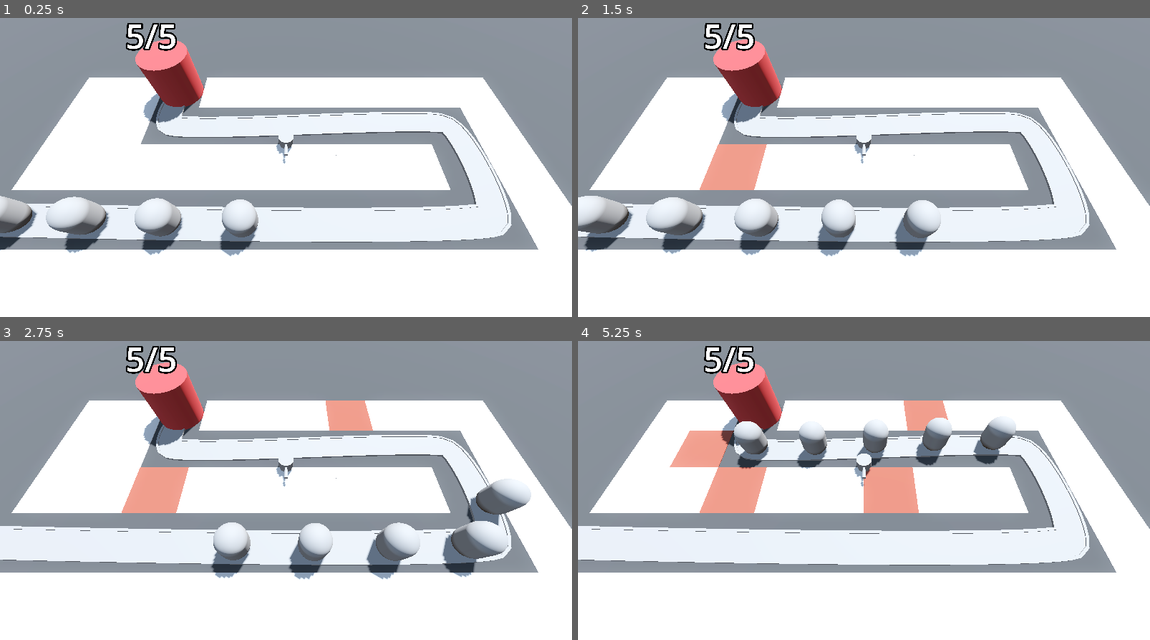
Above: before the commit, frames 1-4 (two rows, left to right).
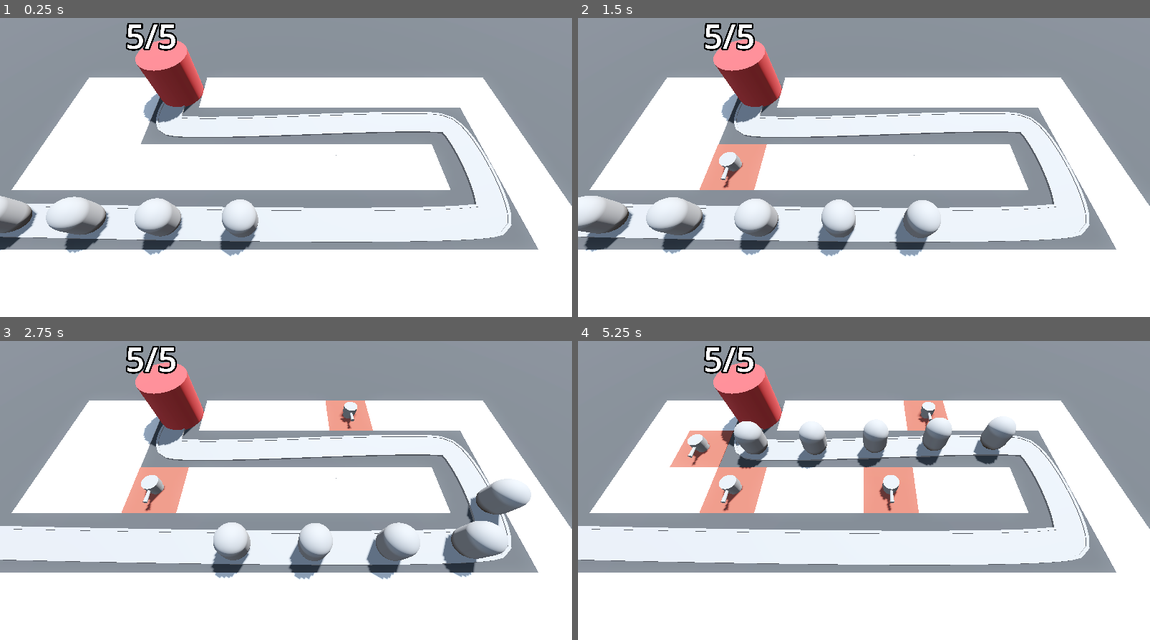
Above: after the commit, the same moments.

Repository: vibrunazo/godot-barbarian
Game: Godot game, scene res://levels/base_level.tscn
Same seed, same stepped clock (60 frames per second), same inputs: the game is played once before the commit and once after it.
Inputs (mouse positions are in pixels of both pictures, inside the frame that each line leads up to):
- Up to frame 1 (0.25 s): no input
- Up to frame 2 (1.5 s): tap Enter at 0.5 s; move the mouse to (989, 140) at 0.52 s; press the mouse at (989, 140) at 0.53 s; move the mouse to (749, 173) at 1.27 s; release the mouse at (749, 173) at 1.28 s; click (749, 173) at 1.35 s
- Up to frame 3 (2.75 s): move the mouse to (343, 406) at 2.02 s; hold S (toggle_speed) from 2.03 s (still down); click (343, 406) at 2.3 s
- Up to frame 4 (5.25 s): move the mouse to (835, 544) at 2.77 s; release S (toggle_speed) at 2.78 s; click (835, 544) at 2.85 s; move the mouse to (1035, 526) at 3.52 s; press the mouse at (1035, 526) at 3.53 s; move the mouse to (692, 430) at 4.27 s; release the mouse at (692, 430) at 4.28 s; tap S (toggle_speed) at 4.35 s; click (692, 430) at 4.55 s; move the mouse to (892, 478) at 5.02 s; press the mouse at (892, 478) at 5.03 s

The runs differ from the first frame. In frame 1, 0.2% of the frame differs, in the area x 48-52%, y 39-49%; in frame 2, 0.4%; in frame 3, 0.6%; in frame 4, 1.1%, in the area x 19-63%, y 20-57%.

Commit message:
46. Picking Turret Positions

Diff:
--- a/camera/ray_picker_camera.gd
+++ b/camera/ray_picker_camera.gd
@@ -1,4 +1,6 @@
 extends Camera3D
+
+@export var turret_manager: TurretManager
 
 @onready var ray_cast: RayCast3D = $RayCast3D
 
@@ -11,7 +13,6 @@
 func _process(delta: float) -> void:
 	check_cast_under_mouse()
 
-
 func check_cast_under_mouse() -> void:
 	var mouse_position: Vector2 = get_viewport().get_mouse_position()
 	ray_cast.target_position = project_local_ray_normal(mouse_position) * 100
@@ -19,12 +20,18 @@
 	if ray_cast.is_colliding():
 		Input.set_default_cursor_shape(Input.CURSOR_POINTING_HAND)
 		if Input.is_action_pressed("click"):
-			var collider := ray_cast.get_collider()
-			if collider is GridMap:
-				var collision_point: Vector3 = ray_cast.get_collision_point()
-				var cell: Vector3i = collider.local_to_map(collision_point)
-				printt(cell, collider.get_cell_item(cell))
-				if collider.get_cell_item(cell) == 0:
-					collider.set_cell_item(cell, 1)
+			clicked()
 	else:
 		Input.set_default_cursor_shape(Input.CURSOR_ARROW)
+
+func clicked() -> void:
+	var collider := ray_cast.get_collider()
+	if collider is GridMap:
+		var collision_point: Vector3 = ray_cast.get_collision_point()
+		var cell: Vector3i = collider.local_to_map(collision_point)
+		printt(cell, collider.get_cell_item(cell))
+		if collider.get_cell_item(cell) == 0:
+			collider.set_cell_item(cell, 1)
+			var cell_position: Vector3 = collider.map_to_local(cell) + collider.global_position
+			if turret_manager:
+				turret_manager.build_turret(cell_position)
--- a/levels/base_level.tscn
+++ b/levels/base_level.tscn
@@ -44,7 +44,8 @@
 size = Vector3(100, 2, 100)
 material = SubResource("StandardMaterial3D_3kg6o")
 
-[node name="RayPickerCamera" parent="." instance=ExtResource("1_ehljf")]
+[node name="RayPickerCamera" parent="." node_paths=PackedStringArray("turret_manager") instance=ExtResource("1_ehljf")]
+turret_manager = NodePath("../TurretManager")
 
 [node name="GridMap" type="GridMap" parent="."]
 mesh_library = ExtResource("1_mb34m")
--- a/turret/turret_manager.gd
+++ b/turret/turret_manager.gd
@@ -1,8 +1,9 @@
+class_name TurretManager
 extends Node3D
 
 @export var turret_scene: PackedScene
 
-# Called when the node enters the scene tree for the first time.
-func _ready() -> void:
-	var turret = turret_scene.instantiate()
+func build_turret(turret_position: Vector3) -> void:
+	var turret: Node3D = turret_scene.instantiate()
 	add_child(turret)
+	turret.global_position = turret_position
